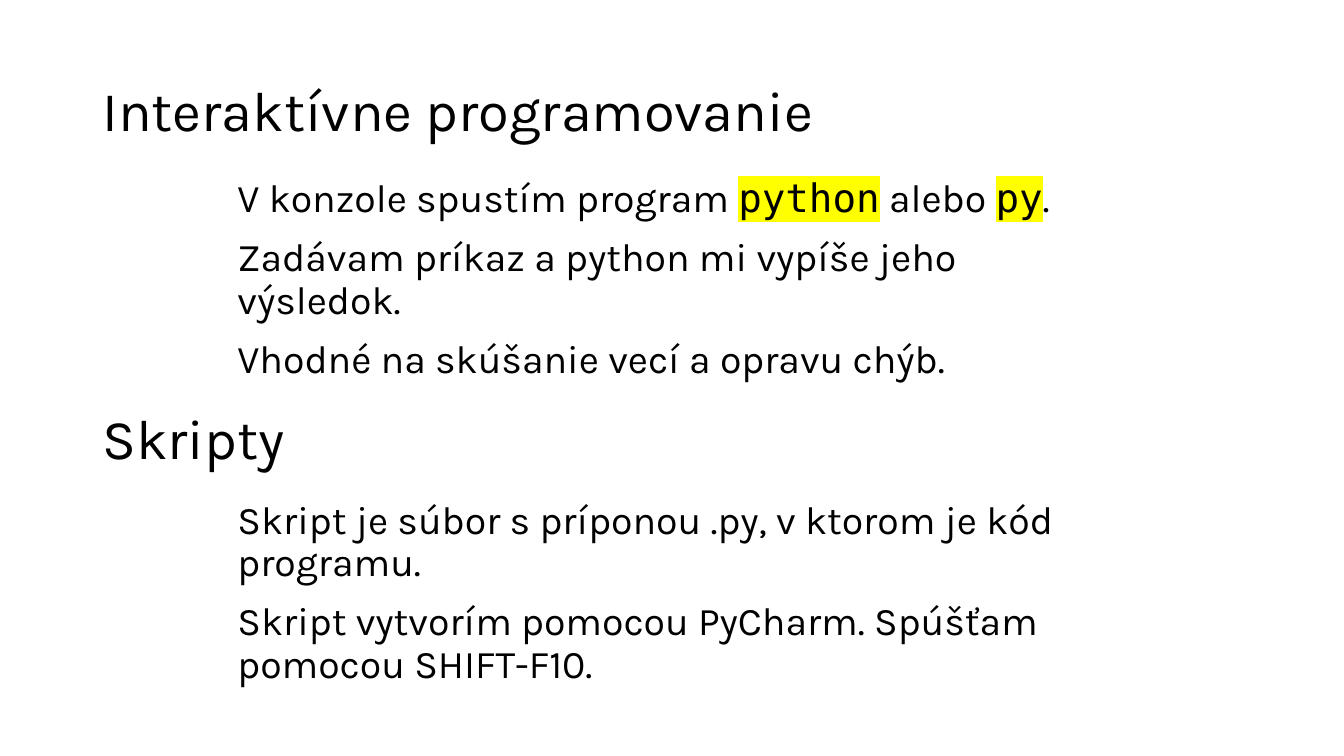
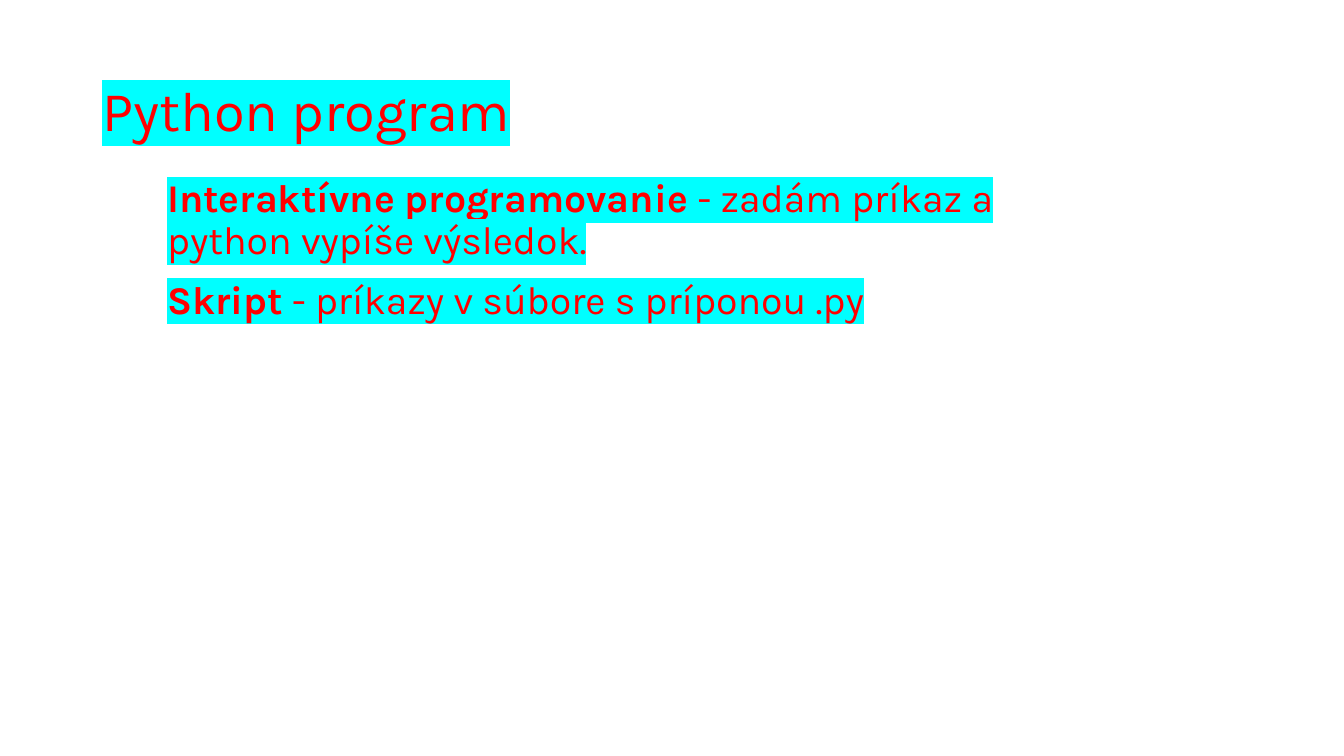
Before and after one commit to wagjo/oop, a slide deck: slide 9 of prezentacie/p01w.pptx (slide 8 before the commit). Drawn at 1344x756 pixels with LibreOffice and Linux fonts; fonts in the diff are those of the drawing. Boxes give left, top, right and bottom in pixels: in the first picture for what was removed or moved away, otherwise in the second. Text is boxed around its words. In the diff, an @@ line names an element or a change of style, - is before the commit and + after.

```diff
--- a/prezentacie/p01w.pptx
+++ b/prezentacie/p01w.pptx
@@ title at (x1=102, y1=92, x2=510, y2=145): text changed; text colour #000000 to #FF0000 @@
-Interaktívne programovanie
+Python program
@@ text at (x1=167, y1=177, x2=994, y2=324): text changed; text colour #000000 to #FF0000 @@
-V konzole spustím program python alebo py.
-Zadávam príkaz a python mi vypíše jeho výsledok.
-Vhodné na skúšanie vecí a opravu chýb.
+Interaktívne programovanie - zadám príkaz a python vypíše výsledok.
+Skript - príkazy v súbore s príponou .py
@@ text removed at (x1=102, y1=420, x2=284, y2=473) @@
-Skripty
@@ text removed at (x1=237, y1=504, x2=1053, y2=688) @@
-Skript je súbor s príponou .py, v ktorom je kód programu.
-Skript vytvorím pomocou PyCharm. Spúšťam pomocou SHIFT-F10.
```
Also in this commit, not shown: 7 other slides changed, 2 slides added, 3 slides removed, 2 other files.
